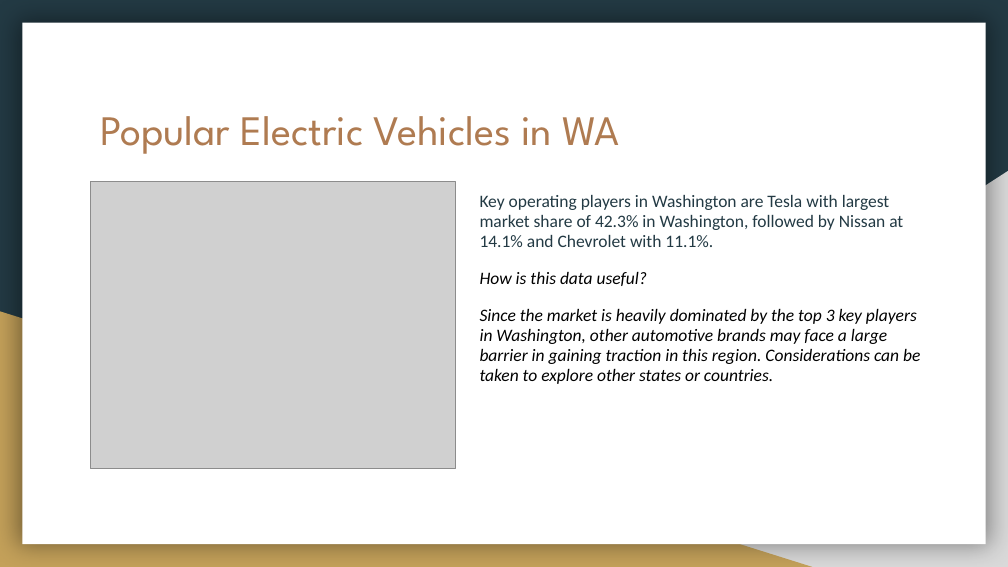
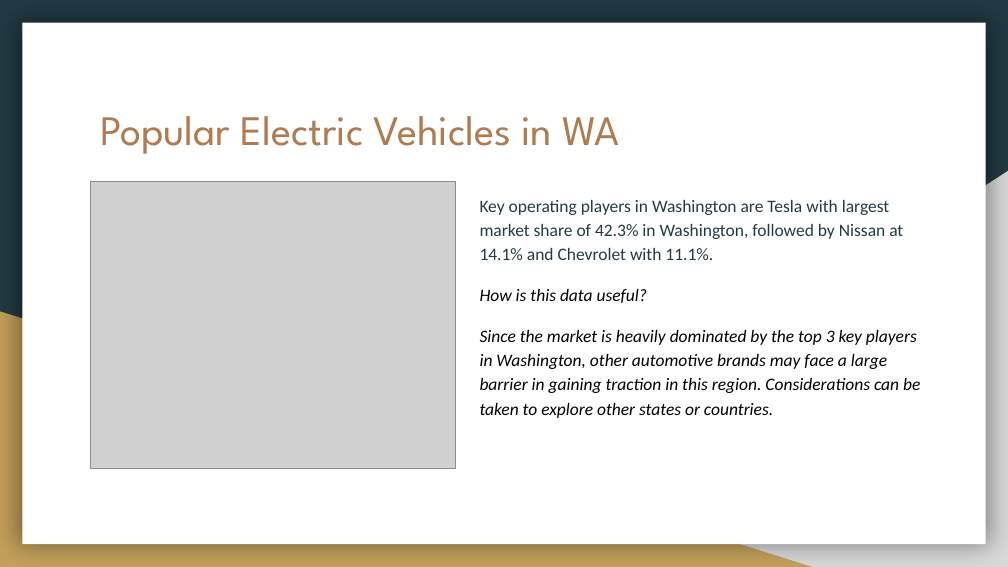
Before and after one commit to hayyyleywin/project-1, a slide deck: slide 7 of presentation/Presentation - Group 5.pptx. Drawn at 1008x567 pixels with LibreOffice and Linux fonts; fonts in the diff are those of the drawing; grey boxes stand for pictures. Boxes give left, top, right and bottom in pixels: in the first picture for what was removed or moved away, otherwise in the second. Text is boxed around its words. In the diff, an @@ line names an element or a change of style, - is before the commit and + after.

```diff
--- a/presentation/Presentation - Group 5.pptx
+++ b/presentation/Presentation - Group 5.pptx
@@ text "Key operating players in Washington ..." at (x1=480, y1=200, x2=920, y2=418): line spacing 0.95 to 1.15 @@
```
Also in this commit, not shown: 5 other slides changed, 7 other files.
